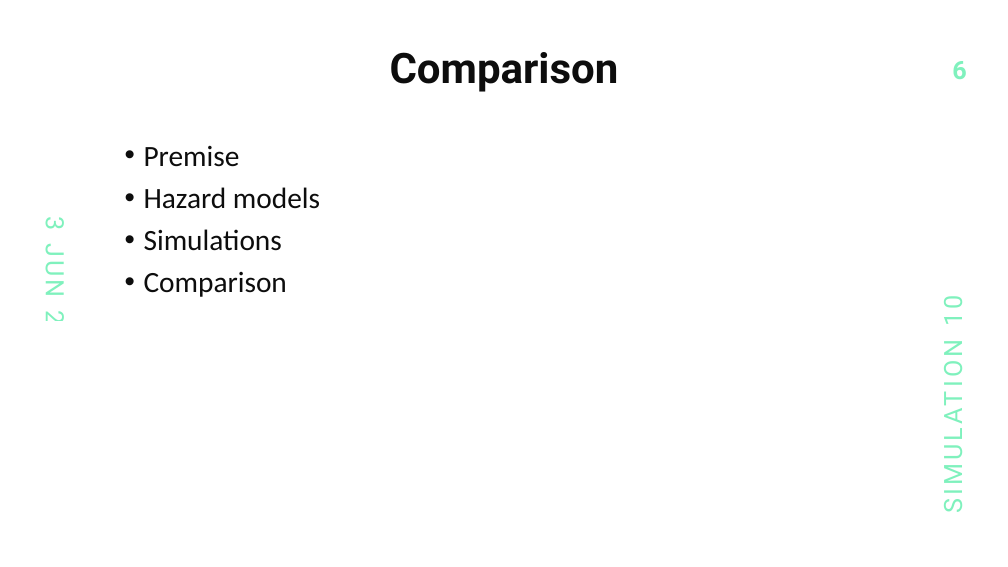
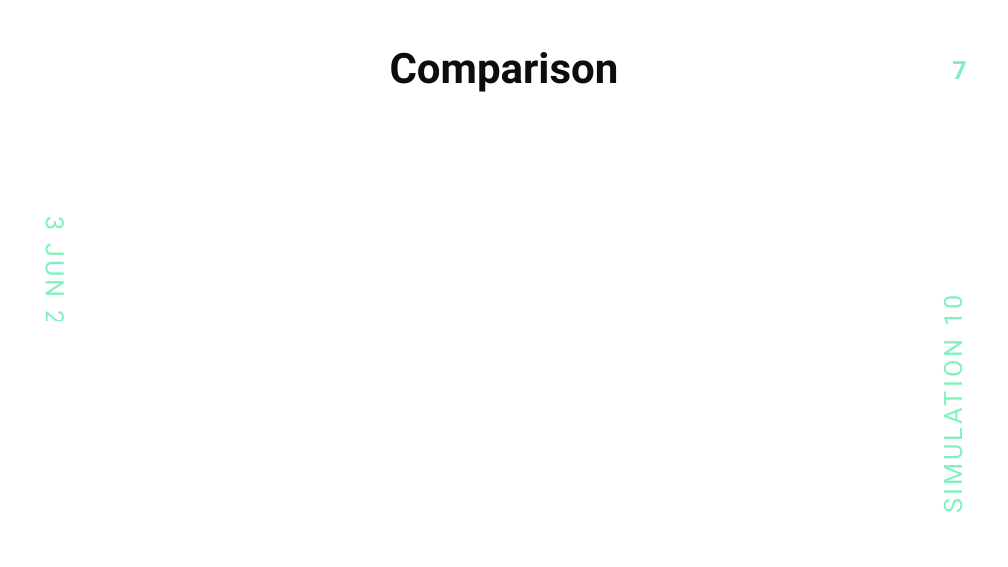
Before and after one commit to saumil-sh/tte-sim, a slide deck: slide 7 of presentation/interview.pptx (slide 6 before the commit). Drawn at 1008x567 pixels with LibreOffice and Linux fonts; fonts in the diff are those of the drawing; grey boxes stand for pictures. Boxes give left, top, right and bottom in pixels: in the first picture for what was removed or moved away, otherwise in the second. Text is boxed around its words. In the diff, an @@ line names an element or a change of style, - is before the commit and + after.

Commit message:
added model curves and more text

```diff
--- a/presentation/interview.pptx
+++ b/presentation/interview.pptx
@@ page number at bbox=[952, 61, 966, 79]: text changed @@
-6
+7
@@ text removed at bbox=[144, 146, 320, 297] @@
-• Premise
-• Hazard models
-• Simulations
-• Comparison
```
Also in this commit, not shown: 1 other slide changed, 1 slide added, 2 other files.
